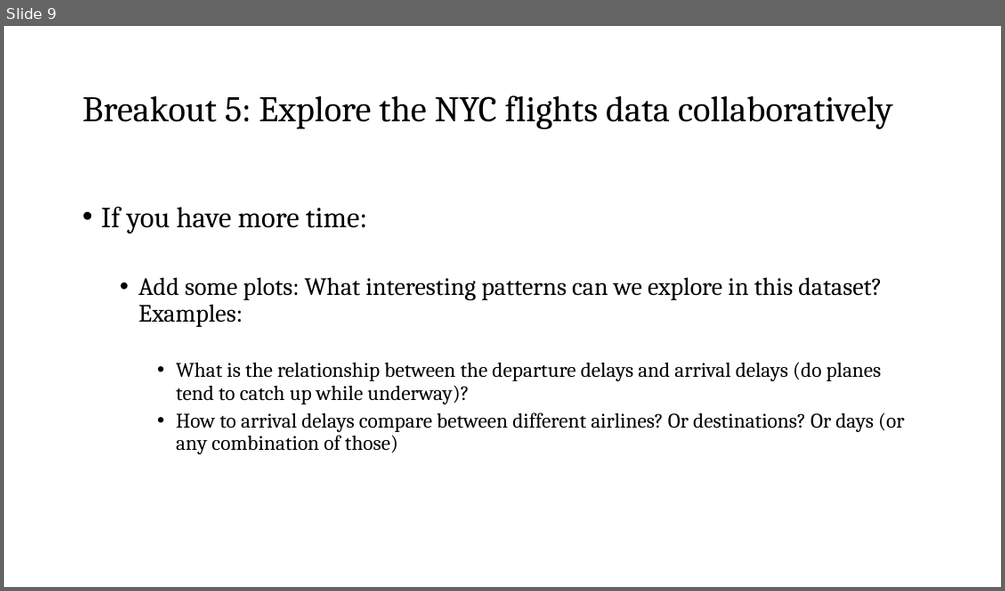
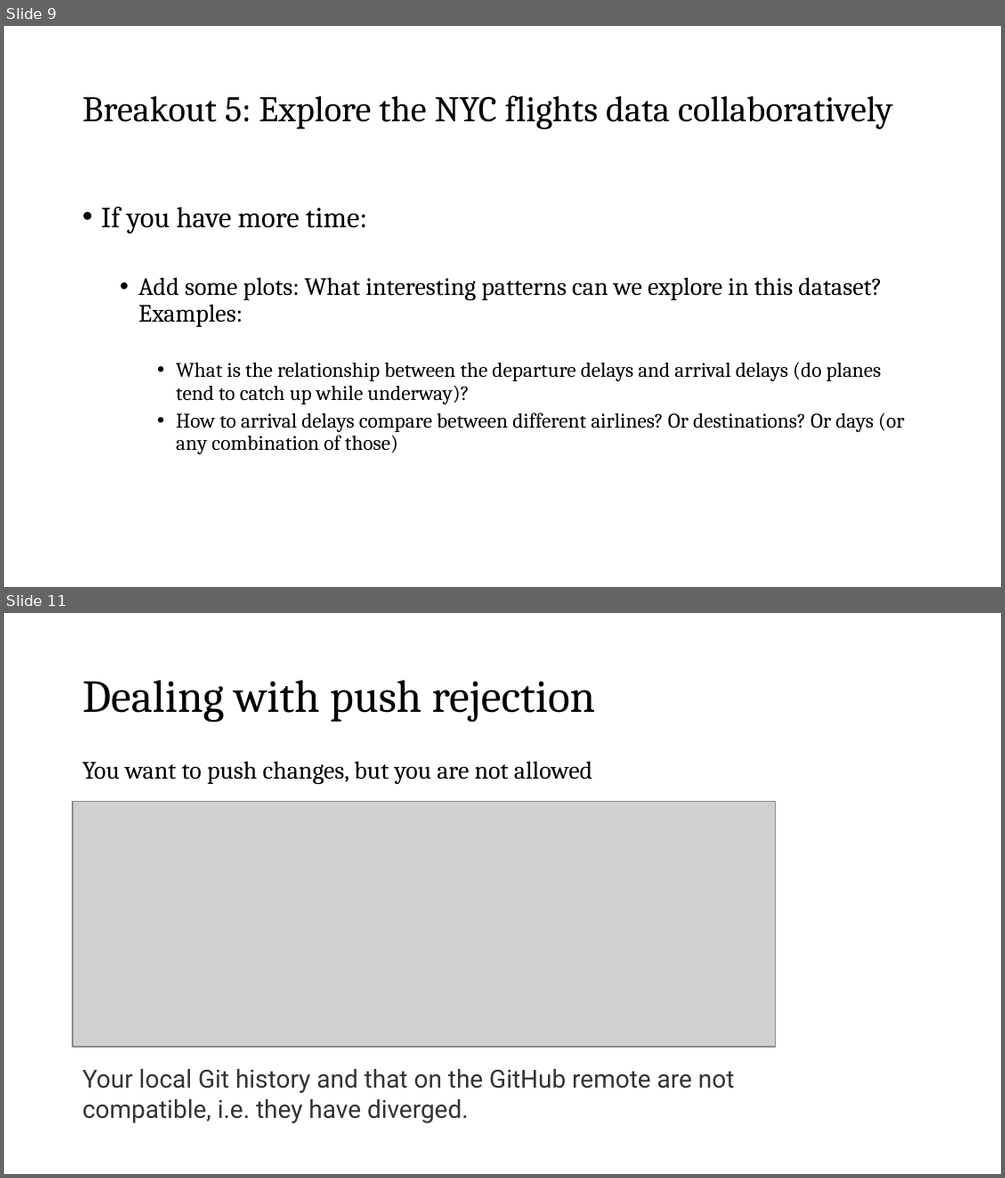
Before and after one commit to nt246/NTRES6940-data-science, a slide deck: slides/Slides_class10.pptx. Shown one above the other, each under a label of ours: slide 9 before the commit, slides 9 and 11 after it; the slides between them are not shown. The pictures are 1005x591 and 1005x1178 pixels, drawn with LibreOffice and Linux fonts; fonts in the diff are those of the drawing; grey boxes stand for pictures. Boxes give left, top, right and bottom in pixels: in the first picture for what was removed or moved away, otherwise in the second. Text is boxed around its words. In the diff, an @@ line names an element or a change of style, - is before the commit and + after.

```diff
--- a/slides/Slides_class10.pptx
+++ b/slides/Slides_class10.pptx
@@ slide 11 added at bbox=[4, 613, 1001, 1174], background #FFFFFF @@
@@ title added at bbox=[82, 680, 596, 722], 33 pt, text #000000 @@
+Dealing with push rejection
@@ text added at bbox=[82, 761, 592, 784], 18 pt, text #000000 @@
+You want to push changes, but you are not allowed
@@ picture added at bbox=[73, 802, 776, 1046] @@
@@ text added at bbox=[82, 1069, 735, 1123], 18 pt, text #333333 @@
+Your local Git history and that on the GitHub remote are not compatible, i.e. they have diverged.
```
Also in this commit, not shown: 10 other slides added, 2 other files.
